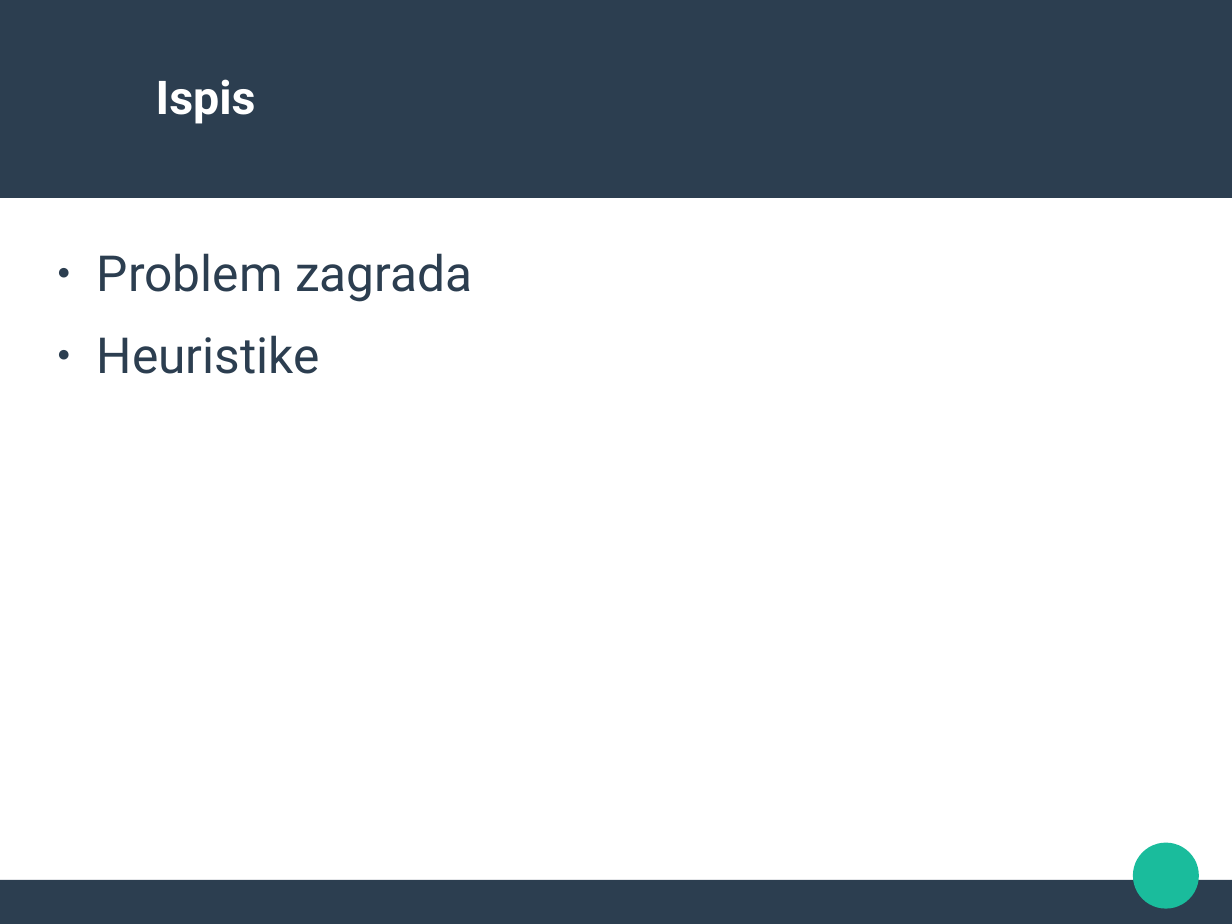
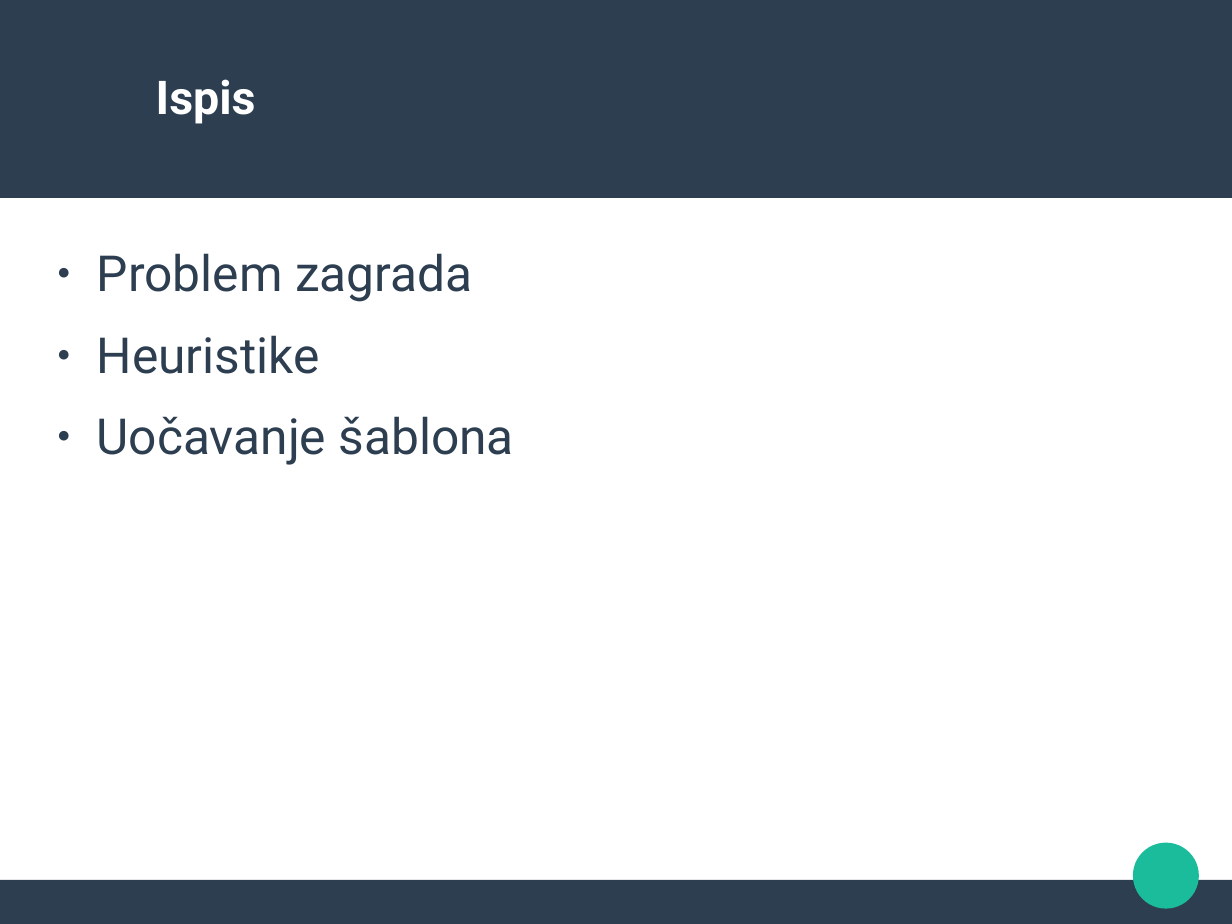
Before and after one commit to sule45/FP2016, a slide deck: slide 8 of prezentacija/FP_prez.odp. Drawn at 1232x924 pixels with LibreOffice and Linux fonts; fonts in the diff are those of the drawing; background and template pictures are left out. Boxes give left, top, right and bottom in pixels: in the first picture for what was removed or moved away, otherwise in the second. Text is boxed around its words. In the diff, an @@ line names an element or a change of style, - is before the commit and + after.

```diff
--- a/prezentacija/FP_prez.odp
+++ b/prezentacija/FP_prez.odp
@@ text at (97,416,514,465): paragraph added @@
+● Uočavanje šablona
```
Also in this commit, not shown: 3 other slides changed.
